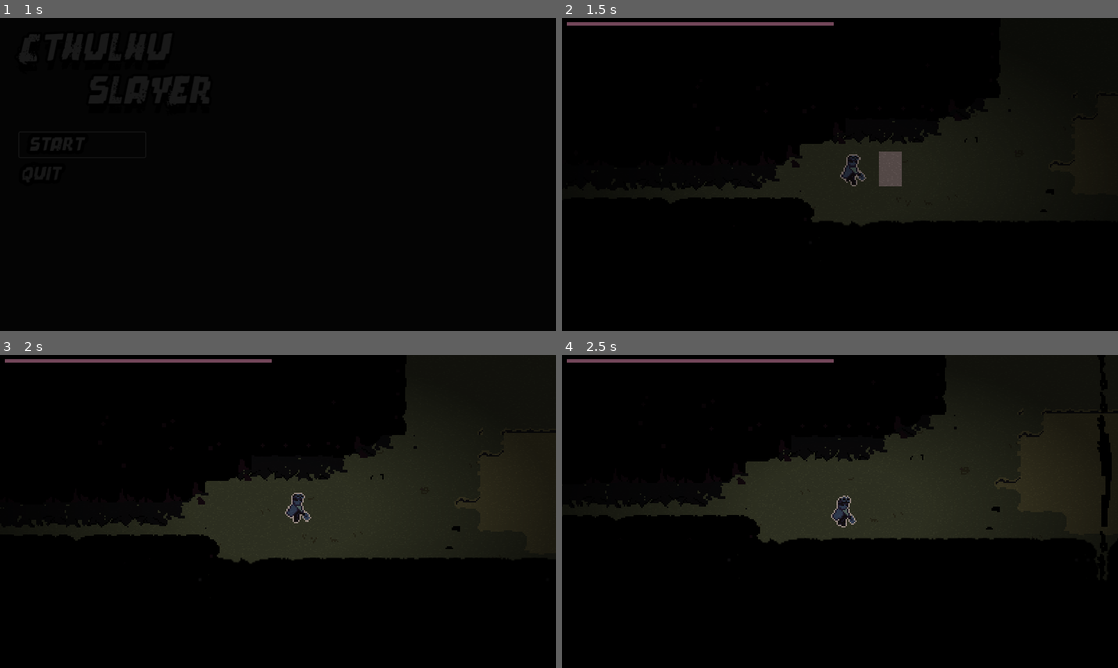
Above: before the commit, frames 1-4 (two rows, left to right).
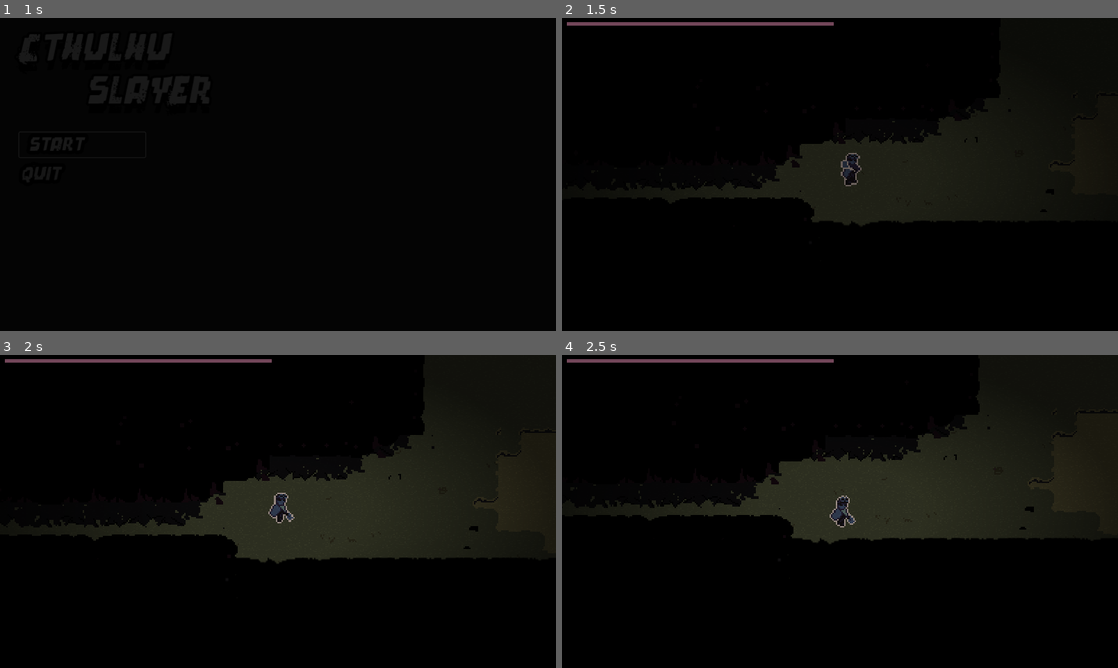
Above: after the commit, the same moments.

Repository: mpelot/Cthulhu-Slayer
Game: Godot game, scene res://UI/Scene/Menu/menu.tscn
Same seed, same stepped clock (60 frames per second), same inputs: the game is played once before the commit and once after it. Video files are missing from this copy of the repository; at most half a second of black plays in their place.
Inputs (mouse positions are in pixels of both pictures, inside the frame that each line leads up to):
- Up to frame 1 (1 s): click "Start" at 0.5 s
- Up to frame 2 (1.5 s): move the mouse to (962, 158) at 1.27 s; hold D (Right) from 1.28 s (still down); click (962, 158) at 1.35 s
- Up to frame 3 (2 s): keep holding D (Right); right-click (400, 495) at 1.55 s
- Up to frame 4 (2.5 s): move the mouse to (728, 527) at 2.02 s; release D (Right) at 2.03 s; hold Down (Down) from 2.03 s (still down); right-click (728, 527) at 2.1 s; click (728, 527) at 2.3 s

Frame 1 is identical in both runs. In frame 2, 0.7% of the frame differs, in the area x 50-62%, y 42-54%; in frame 3, 2.6%; in frame 4, 3.8%, in the area x 6-99%, y 9-61%.

Commit message:
Character Attack Animation (No Colliders)

Diff:
--- a/Entities/Player/Script/pivot.gd
+++ b/Entities/Player/Script/pivot.gd
@@ -1,12 +1,47 @@
 extends Node2D
 class_name Pivot
 
+@onready var attack_sprite: Sprite2D = $Attacks
+@onready var attack_player: AnimationPlayer = $Attacks/AnimationPlayer
 
-func _process(_delta: float):
+signal attack_finished
+
+func _ready():
+	attack_player.animation_finished.connect(animation_finishes)
+
+func attack():
+	visible = true
 	var mouse_direction: Vector2 = get_global_mouse_position() - global_position
-	var compare_direction: Vector2 = Vector2(1,0)
-	rotation = discrete_rotation(compare_direction.angle_to(mouse_direction))
+	var compare_direction: Vector2 = Vector2(0,-1)
+	var angle = discrete_rotation(compare_direction.angle_to(mouse_direction))
+	print(discrete_angle(angle))
+	set_attack_direction(discrete_angle(angle))
+	run_animation(discrete_angle(angle))
 
+func animation_finishes(anim_name):
+	visible = false
+	attack_finished.emit()
+
+func set_attack_direction(discrete_angle: int):
+	if(discrete_angle != 0):
+		var direction = sign(discrete_angle)
+		attack_sprite.flip_h = direction == -1
+
+func run_animation(discrete_angle: int):
+	var abs_angle = abs(discrete_angle)
+	if(abs_angle == 0):
+		attack_player.play("up")
+	if(abs_angle == 90):
+		attack_player.play("left")
+	if(abs_angle == 45):
+		attack_player.play("up_right")
+	if(abs_angle == 135):
+		attack_player.play("down_right")
+	if(abs_angle == 180):
+		attack_player.play("down")
+
+func discrete_angle(rad: float):
+	return int(rad_to_deg(rad))
 
 func discrete_rotation(radian: float):
 	return radian - fmod(radian,PI/4)
--- a/Entities/Player/melee.gd
+++ b/Entities/Player/melee.gd
@@ -1,17 +1,23 @@
 extends Attack
 
 @onready var animation_player: AnimationPlayer = $AnimationPlayer
+@onready var pivot: Pivot = $"../../../Weapon/Pivot"
+@onready var main_body_sprite: Node2D = $"../../../Sprite"
+
+func _ready():
+	pivot.attack_finished.connect(attack_finished)
 
 
 func enter(_args={}):
 	# Spawn some colliding object
 	print("IS IN MELEE")
-	animation_player.play("melee")
+	pivot.attack()
+	main_body_sprite.visible = false
 	#transitioned.emit("Idle")
 
 func exit():
 	# Maybe despawn colliding object
-	pass
+	main_body_sprite.visible = true
 
 #Called every frame
 func update(_delta):
@@ -21,6 +27,8 @@
 func physic_update(_delta):
 	pass
 
+func attack_finished():
+	attack_finishes.emit(self)
 
 func _on_animation_player_animation_finished(anim_name):
 	if(anim_name == "melee"):
--- a/Entities/Player/player.tscn
+++ b/Entities/Player/player.tscn
@@ -19,6 +19,7 @@
 [ext_resource type="PackedScene" uid="uid://bqaxhjp4uxia2" path="res://PostProcessing/post_processing.tscn" id="13_nby1f"]
 [ext_resource type="Texture2D" uid="uid://d20wljlcix0fh" path="res://Entities/Player/Sprite/Guy_Final_Idle.png" id="13_xyhgg"]
 [ext_resource type="Texture2D" uid="uid://bblvvxrjiy361" path="res://Entities/Player/Sprite/Guy_Final_Run.png" id="14_02vht"]
+[ext_resource type="Texture2D" uid="uid://c5bhp6qaf34wm" path="res://Entities/Player/Sprite/Guy_Final_Final (2)-Sheet.png" id="17_7btr8"]
 [ext_resource type="Script" path="res://Entities/Player/player_camera.gd" id="18_712ap"]
 [ext_resource type="PackedScene" uid="uid://cbdahhosbo8jd" path="res://UI/Scene/Pause/pause.tscn" id="18_ky6qn"]
 
@@ -121,6 +122,128 @@
 _data = {
 "RESET": SubResource("Animation_1fqj5"),
 "Run": SubResource("Animation_k54em")
+}
+
+[sub_resource type="Animation" id="Animation_ffnqt"]
+resource_name = "up"
+length = 0.6
+step = 0.1
+tracks/0/type = "value"
+tracks/0/imported = false
+tracks/0/enabled = true
+tracks/0/path = NodePath(".:frame")
+tracks/0/interp = 1
+tracks/0/loop_wrap = true
+tracks/0/keys = {
+"times": PackedFloat32Array(0, 0.1, 0.3, 0.4, 0.5),
+"transitions": PackedFloat32Array(1, 1, 1, 1, 1),
+"update": 1,
+"values": [26, 27, 28, 29, 30]
+}
+
+[sub_resource type="Animation" id="Animation_b2rkx"]
+resource_name = "down"
+length = 0.6
+step = 0.1
+tracks/0/type = "value"
+tracks/0/imported = false
+tracks/0/enabled = true
+tracks/0/path = NodePath(".:frame")
+tracks/0/interp = 1
+tracks/0/loop_wrap = true
+tracks/0/keys = {
+"times": PackedFloat32Array(0, 0.1, 0.2, 0.3, 0.4, 0.5),
+"transitions": PackedFloat32Array(1, 1, 1, 1, 1, 1),
+"update": 1,
+"values": [31, 32, 33, 34, 35, 36]
+}
+
+[sub_resource type="Animation" id="Animation_vh0vs"]
+resource_name = "left"
+length = 0.6
+step = 0.1
+tracks/0/type = "value"
+tracks/0/imported = false
+tracks/0/enabled = true
+tracks/0/path = NodePath(".:frame")
+tracks/0/interp = 1
+tracks/0/loop_wrap = true
+tracks/0/keys = {
+"times": PackedFloat32Array(0, 0.1, 0.2, 0.3, 0.4, 0.5),
+"transitions": PackedFloat32Array(1, 1, 1, 1, 1, 1),
+"update": 1,
+"values": [14, 15, 16, 17, 18, 19]
+}
+
+[sub_resource type="Animation" id="Animation_qvqg8"]
+resource_name = "right"
+
+[sub_resource type="Animation" id="Animation_6bavv"]
+resource_name = "down_right"
+length = 0.6
+step = 0.1
+tracks/0/type = "value"
+tracks/0/imported = false
+tracks/0/enabled = true
+tracks/0/path = NodePath(".:frame")
+tracks/0/interp = 1
+tracks/0/loop_wrap = true
+tracks/0/keys = {
+"times": PackedFloat32Array(0, 0.1, 0.2, 0.3, 0.4, 0.5),
+"transitions": PackedFloat32Array(1, 1, 1, 1, 1, 1),
+"update": 1,
+"values": [14, 15, 16, 23, 24, 25]
+}
+
+[sub_resource type="Animation" id="Animation_4wf2p"]
+resource_name = "down_left"
+
+[sub_resource type="Animation" id="Animation_wqkkg"]
+length = 0.001
+tracks/0/type = "value"
+tracks/0/imported = false
+tracks/0/enabled = true
+tracks/0/path = NodePath(".:frame")
+tracks/0/interp = 1
+tracks/0/loop_wrap = true
+tracks/0/keys = {
+"times": PackedFloat32Array(0),
+"transitions": PackedFloat32Array(1),
+"update": 1,
+"values": [26]
+}
+
+[sub_resource type="Animation" id="Animation_wmuch"]
+resource_name = "up_left"
+
+[sub_resource type="Animation" id="Animation_wwvyh"]
+resource_name = "up_right"
+length = 0.6
+step = 0.1
+tracks/0/type = "value"
+tracks/0/imported = false
+tracks/0/enabled = true
+tracks/0/path = NodePath(".:frame")
+tracks/0/interp = 1
+tracks/0/loop_wrap = true
+tracks/0/keys = {
+"times": PackedFloat32Array(0, 0.1, 0.2, 0.3, 0.4, 0.5),
+"transitions": PackedFloat32Array(1, 1, 1, 1, 1, 1),
+"update": 1,
+"values": [14, 15, 16, 20, 21, 22]
+}
+
+[sub_resource type="AnimationLibrary" id="AnimationLibrary_of7ts"]
+_data = {
+"RESET": SubResource("Animation_wqkkg"),
+"down": SubResource("Animation_b2rkx"),
+"down_left": SubResource("Animation_4wf2p"),
+"down_right": SubResource("Animation_6bavv"),
+"left": SubResource("Animation_vh0vs"),
+"right": SubResource("Animation_qvqg8"),
+"up": SubResource("Animation_ffnqt"),
+"up_left": SubResource("Animation_wmuch"),
+"up_right": SubResource("Animation_wwvyh")
 }
 
 [sub_resource type="RectangleShape2D" id="RectangleShape2D_l0tjw"]
@@ -406,7 +529,21 @@
 [node name="Pivot" type="Node2D" parent="Weapon"]
 script = ExtResource("12_157xx")
 
+[node name="Attacks" type="Sprite2D" parent="Weapon/Pivot"]
+texture_filter = 1
+position = Vector2(0, -4)
+texture = ExtResource("17_7btr8")
+hframes = 7
+vframes = 6
+frame = 26
+
+[node name="AnimationPlayer" type="AnimationPlayer" parent="Weapon/Pivot/Attacks"]
+libraries = {
+"": SubResource("AnimationLibrary_of7ts")
+}
+
 [node name="MeleeWeapon" type="Area2D" parent="Weapon/Pivot" node_paths=PackedStringArray("player", "player_camera")]
+visible = false
 modulate = Color(1, 1, 1, 0)
 position = Vector2(19, -2)
 monitoring = false
@@ -426,6 +563,7 @@
 hframes = 16
 
 [node name="CollisionShape2D" type="CollisionShape2D" parent="."]
+texture_filter = 1
 position = Vector2(0.5, -3)
 shape = SubResource("RectangleShape2D_eby2n")
 
Not shown: 1 places in Entities/Player/player.tscn that only renumber resources
